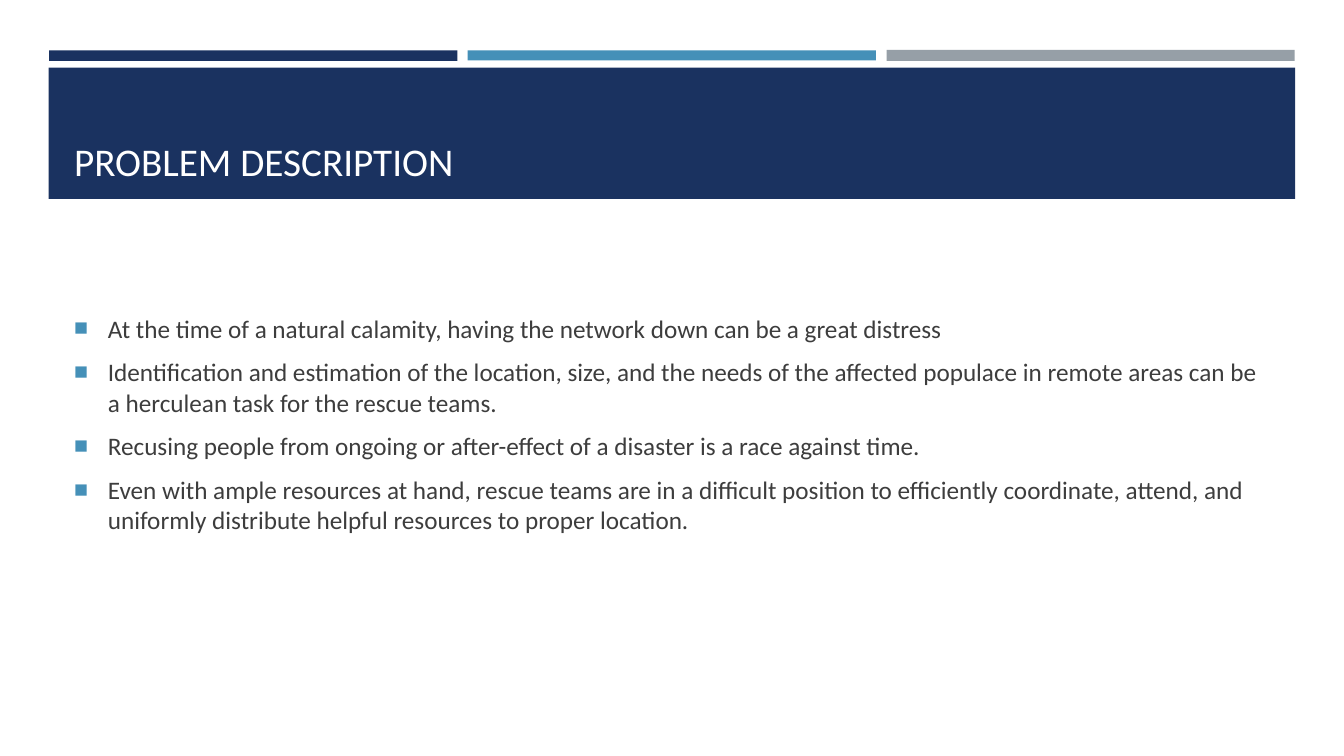
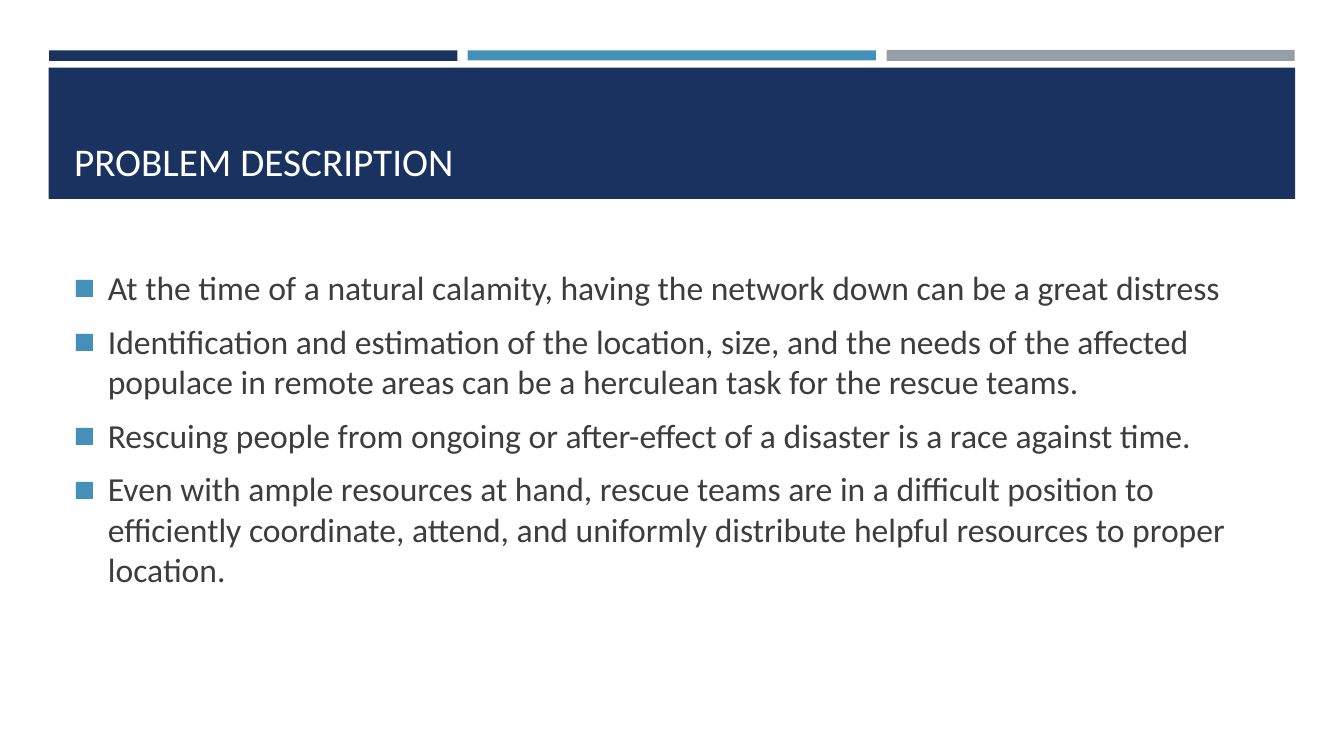
Before and after one commit to novice-coders/CFC2019, a slide deck: slide 2 of Presentation_CFC.pptx. Drawn at 1344x756 pixels with LibreOffice and Linux fonts; fonts in the diff are those of the drawing. Boxes give left, top, right and bottom in pixels: in the first picture for what was removed or moved away, otherwise in the second. Text is boxed around its words. In the diff, an @@ line names an element or a change of style, - is before the commit and + after.

```diff
--- a/Presentation_CFC.pptx
+++ b/Presentation_CFC.pptx
@@ text at <box>108,276,1225,583</box>: size 18 to 24 pt in "At the time of a natural calamity, ...", "Identification and estimation of the location, size, ...", "Even with ample resources at hand, rescue ..."; bullet ■ to ◼; less space between paragraphs @@
@@ text at <box>108,424,1191,454</box>: text changed; size 18 to 24 pt @@
-■ Recusing people from ongoing or after-effect of a disaster is a race against time.
+◼ Rescuing people from ongoing or after-effect of a disaster is a race against time.
```
Also in this commit, not shown: 5 other slides changed, 15 slides added, 1 slide removed.
